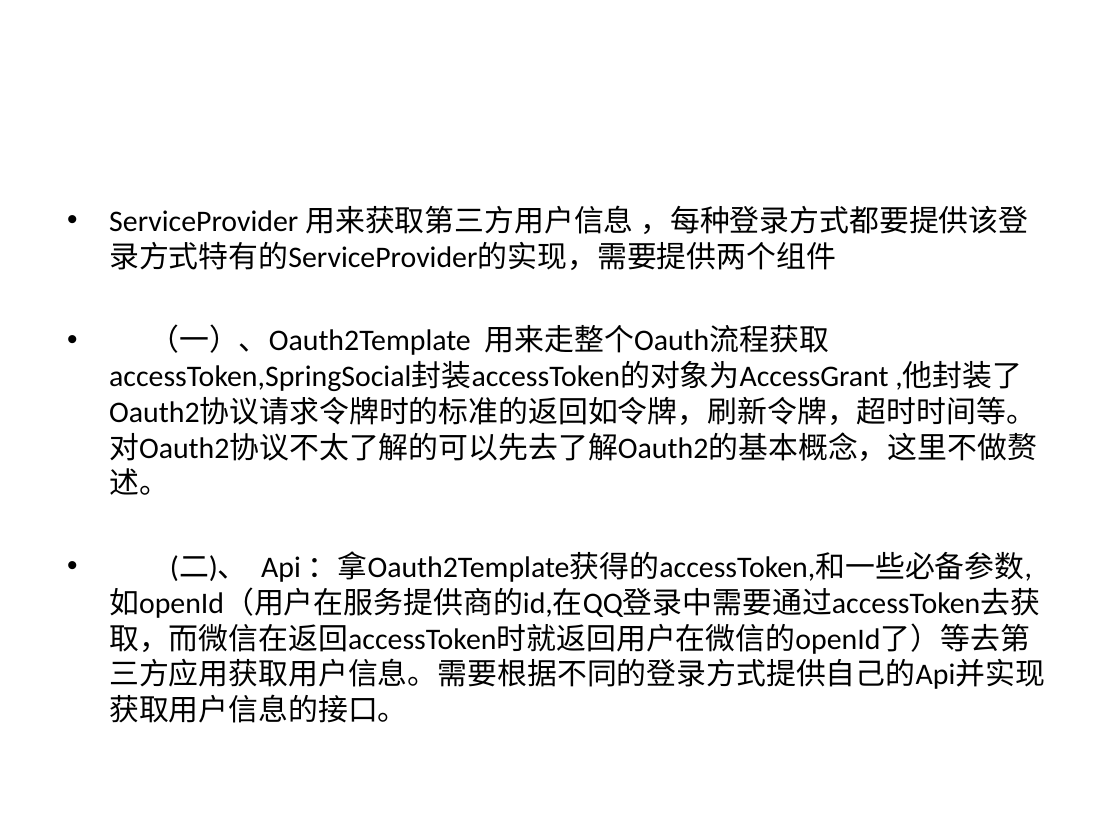
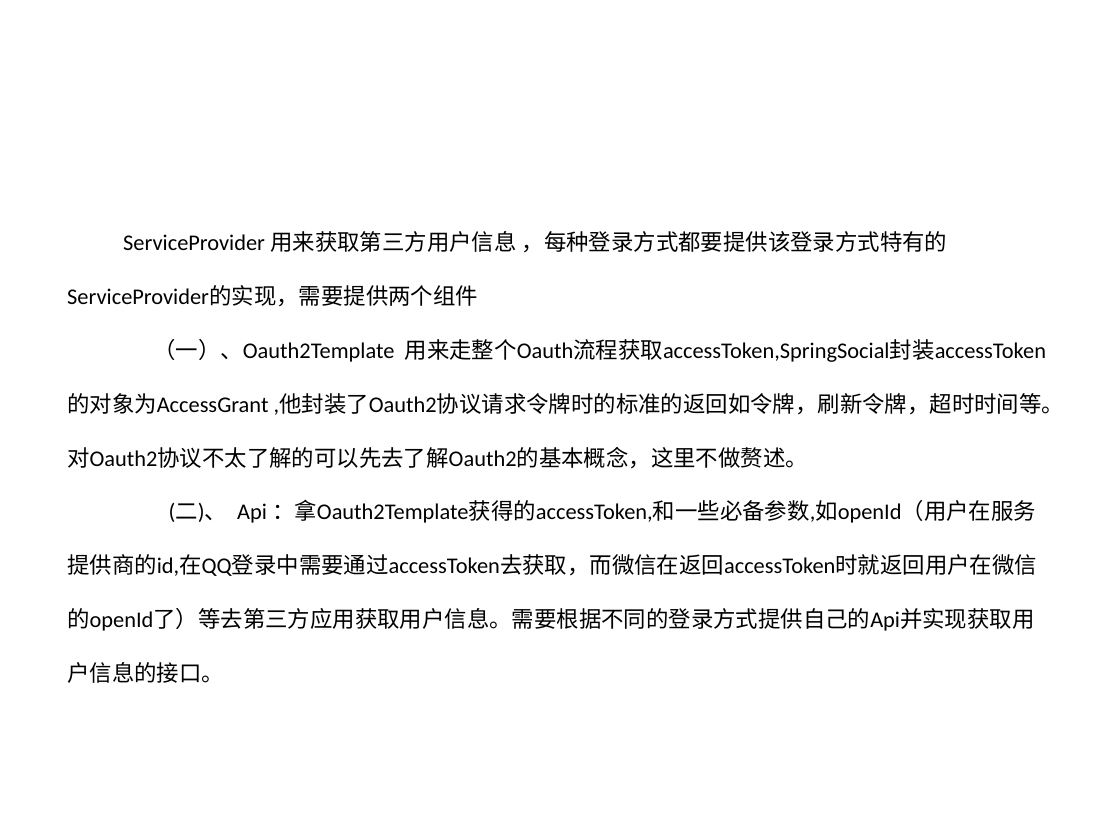
Before and after one commit to wmz6762/security-demo, a slide deck: slide 27 of Spring Security.pptx. Drawn at 1120x840 pixels with LibreOffice and Linux fonts; fonts in the diff are those of the drawing; background and template pictures are left out. Boxes give left, top, right and bottom in pixels: in the first picture for what was removed or moved away, otherwise in the second. Text is boxed around its words. In the diff, an @@ line names an element or a change of style, - is before the commit and + after.

```diff
--- a/Spring Security.pptx
+++ b/Spring Security.pptx
@@ text "ServiceProvider 用来获取第三方用户信息 ，每种登录方式都要提供该登录方式特有的ServiceProvid ..." at (x1=67, y1=231, x2=1064, y2=683): size 19.2 to 14.4 pt; bullet • to none; line spacing 1 to 2; less space between paragraphs @@
```
Also in this commit, not shown: 11 other slides changed, 6 slides added, 3 slides removed, 6 other files.
